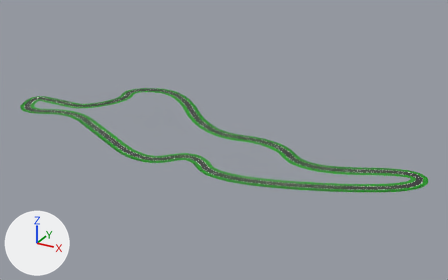
Two versions of the Blender file Blender/Spa/Spa.Flat.blend, one commit apart.
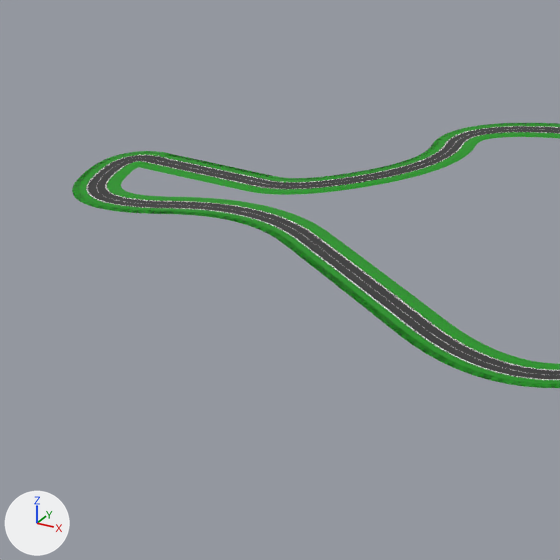
The first picture shows the older version from a 50 mm camera at (1159.0, -1172.0, 582.0) aimed at (496.0, 33.0, -21.0). The close-ups show the older and then the newer version on the part from 0% to 35% of the width and 19% to 75% of the height of that picture. Only the edits that show in the close-ups are written down. The axes (+X, +Y, +Z) are drawn at lower left. The lights are the same throughout.

The older version as bpy lines, for what is in view:
```python
me_plane = bpy.data.meshes.new('Plane')
me_plane.from_pydata(...)  # 168 vertices, 138 faces; spans x -17.5..17.5, y -5.0..5.0, z -0.5..0.2
# faces by material slot: [60, 48, 30]
me_plane.materials.append(mat_material_001)  # black #2a2a2a
me_plane.materials.append(mat_material_002)  # white #ffffff
me_plane.materials.append(mat_material_003)  # green #009500
ob_track = bpy.data.objects.new('Track', me_plane)
ob_track.location = (0.0, 0.0, 0.0)
ob_track.rotation_euler = (0.0, 0.0, -1.571)  # degrees (0, 0, -90)
_m = ob_track.modifiers.new('Array', 'ARRAY')
_m.fit_type = 'FIT_CURVE'
_m.curve = ob_nurbspath
_m.relative_offset_displace = (0.0, 1.0, 0.0)
_m = ob_track.modifiers.new('Curve', 'CURVE')
_m.object = ob_nurbspath
```
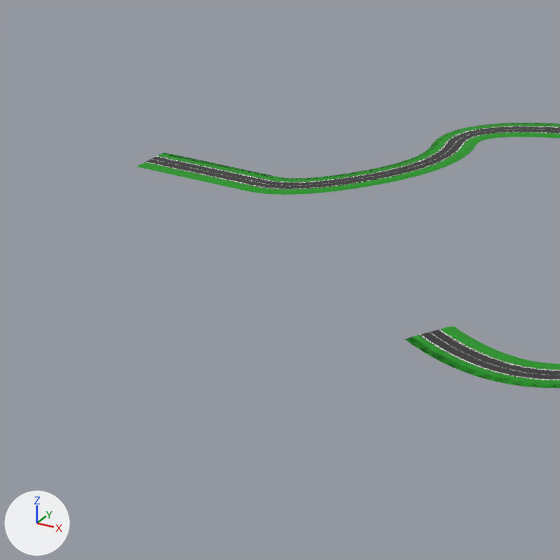
Location of each change, (x1, y1, x2, y2) in pixels of the close-ups (560 x 560 px):
'Track', reshaped, modifiers changed
    before: (72, 123, 560, 388)
    after: (137, 123, 560, 388)

Patch to the scene script:
```diff
--- a/Blender/Spa/Spa.Flat.blend.py
+++ b/Blender/Spa/Spa.Flat.blend.py
@@ cu_nurbspath @@
 _sp = cu_nurbspath.splines.new('NURBS'); _sp.points.add(17)
-_sp.points.foreach_set('co', [-50.0, 0.0, 0.0965, 1.0, 23.55, 0.0389, 0.0965, 1.0, 89.39, 0.581, 0.0965, 1.0, 149.7, 99.93, 0.0965, 1.0, 110.3, 180.7, 0.0965, 1.0, 247.8, 233.0, 0.0965, 1.0, 459.3, 2.207, 0.0965, 1.0, 635.5, 39.79, 0.0965, 1.0, 739.7, -70.18, 0.0965, 1.0, 966.8, 49.85, 0.0965, 1.0, 963.8, -52.51, 0.0965, 1.0, 599.5, -200.3, 0.0965, 1.0, 497.9, -100.9, 0.0965, 1.0, 425.8, -204.1, 0.0965, 1.0, 224.1, -101.7, 0.0965, 1.0, 89.46, -35.08, 0.0965, 1.0, -34.0, -98.57, 0.0965, 1.0, -83.24, 3.045, 0.0965, 1.0])
+_sp.points.foreach_set('co', [-50.0, 0.0, 0.0965, 1.0, 23.55, 0.0389, 0.0965, 1.0, 89.39, 0.581, 0.0965, 1.0, 149.7, 99.93, 0.0965, 1.0, 110.3, 180.7, 0.0965, 1.0, 247.8, 233.0, 0.0965, 1.0, 459.3, 2.207, 0.0965, 1.0, 635.5, 39.79, 0.0965, 1.0, 739.7, -70.18, 0.0965, 1.0, 966.8, 49.85, 0.0965, 1.0, 963.8, -52.51, 0.0965, 1.0, 599.5, -200.3, 0.0965, 1.0, 497.9, -100.9, 0.0965, 1.0, 425.8, -204.1, 0.0965, 1.0, 224.1, -101.7, 0.0965, 1.0, 89.46, -35.08, 0.0965, 1.0, -34.0, -98.57, 0.0965, 1.0, -91.86, -1.787, 0.0965, 1.0])
 _sp.order_u = 3
@@ ob_track @@
 _m = ob_track.modifiers.new('Array', 'ARRAY')
-_m.fit_type = 'FIT_CURVE'
+_m.count = 250
 _m.curve = ob_nurbspath
```
